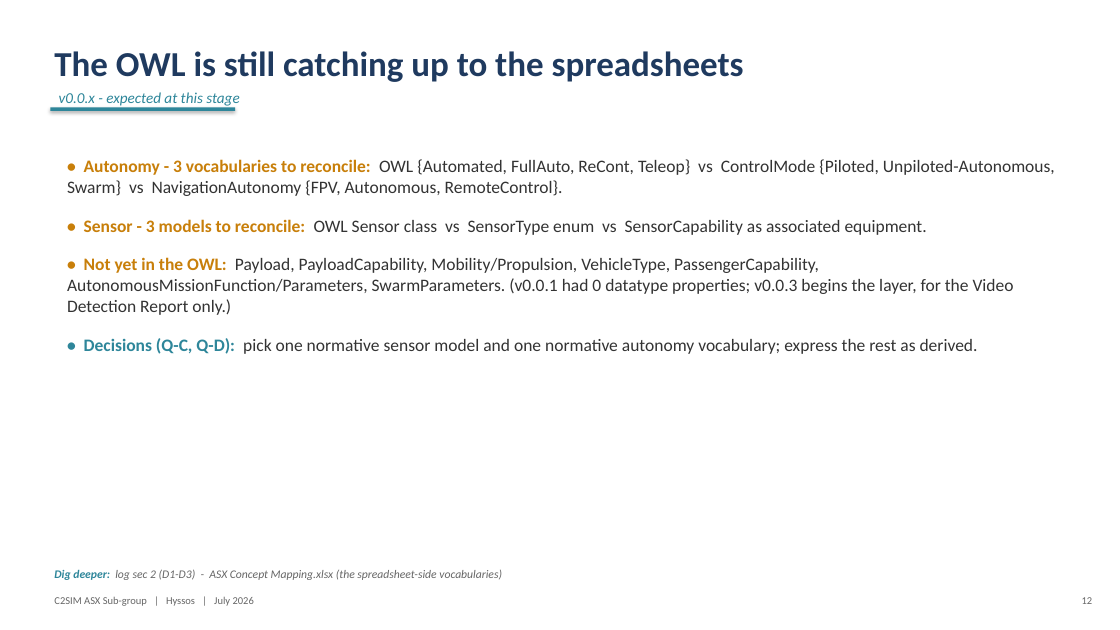
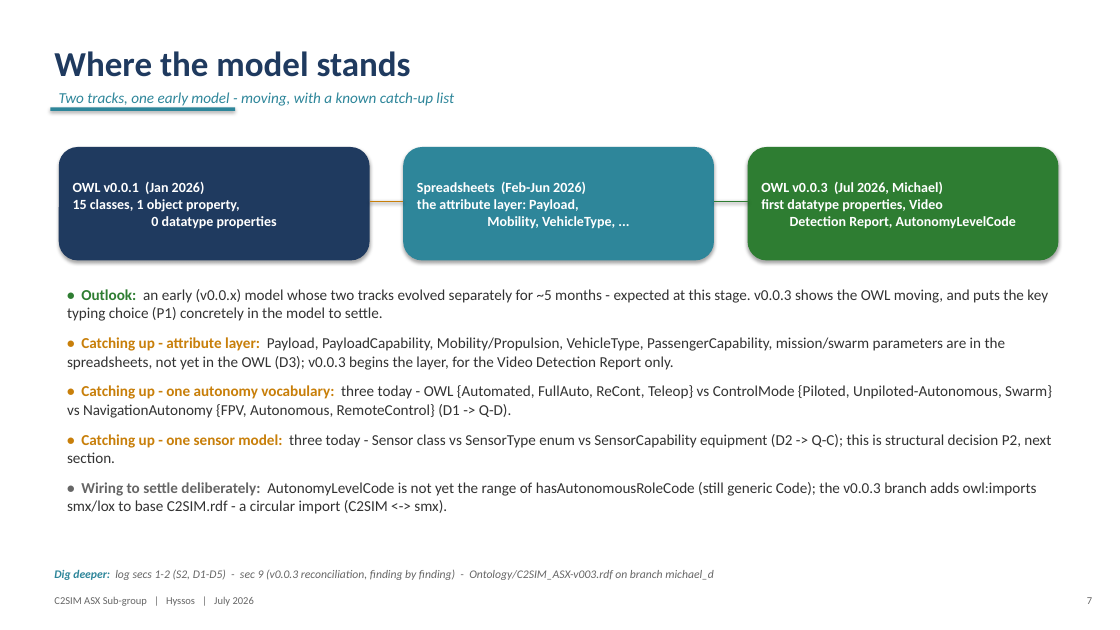
Before and after one commit to hyssostech/C2SIMArtifacts, a slide deck: slide 7 of Subgroups/ASX/InstantiationReview/ASX-Instantiation-Findings.pptx (slide 12 before the commit). Drawn at 1120x630 pixels with LibreOffice and Linux fonts; fonts in the diff are those of the drawing. Boxes give left, top, right and bottom in pixels: in the first picture for what was removed or moved away, otherwise in the second. Text is boxed around its words. In the diff, an @@ line names an element or a change of style, - is before the commit and + after.

Commit message:
refactor (ASX-Instantiation-Findings): streamlined slides based on user input

```diff
--- a/Subgroups/ASX/InstantiationReview/ASX-Instantiation-Findings.pptx
+++ b/Subgroups/ASX/InstantiationReview/ASX-Instantiation-Findings.pptx
@@ text at bbox=[54, 51, 411, 77]: text changed @@
-The OWL is still catching up to the spreadsheets
+Where the model stands
@@ text at bbox=[59, 92, 454, 108]: text changed @@
-v0.0.x - expected at this stage
+Two tracks, one early model - moving, with a known catch-up list
@@ rounded rectangle added at bbox=[59, 147, 370, 260], fill #1F3A5F, 12 pt, text #FFFFFF, bold @@
+OWL v0.0.1 (Jan 2026)
+15 classes, 1 object property,
+0 datatype properties
@@ rounded rectangle added at bbox=[403, 147, 714, 260], fill #2E869A, 12 pt, text #FFFFFF, bold @@
+Spreadsheets (Feb-Jun 2026)
+the attribute layer: Payload,
+Mobility, VehicleType, ...
@@ rounded rectangle added at bbox=[748, 147, 1059, 260], fill #2E7D32, 12 pt, text #FFFFFF, bold @@
+OWL v0.0.3 (Jul 2026, Michael)
+first datatype properties, Video
+Detection Report, AutonomyLevelCode
@@ text removed at bbox=[67, 159, 1055, 354] @@
-• Autonomy - 3 vocabularies to reconcile: OWL {Automated, FullAuto, ReCont, Teleop} vs ControlMode {Piloted, Unpiloted-Autonomous, Swarm} vs NavigationAutonomy {FPV, Autonomous, RemoteControl}.
-• Sensor - 3 models to reconcile: OWL Sensor class vs SensorType enum vs SensorCapability as associated equipment.
-• Not yet in the OWL: Payload, PayloadCapability, Mobility/Propulsion, VehicleType, PassengerCapability, AutonomousMissionFunction/Parameters, SwarmParameters. (v0.0.1 had 0 datatype properties; v0.0.3 begins the layer, for the Video Detection Report only.)
-• Decisions (Q-C, Q-D): pick one normative sensor model and one normative autonomy vocabulary; express the rest as derived.
@@ line added from (370, 202) to (403, 202), #C87F0A 1.5 pt @@
@@ line added from (714, 202) to (748, 202), #2E7D32 1.5 pt @@
@@ text added at bbox=[67, 289, 1052, 514], 13 pt, text #333333 @@
+• Outlook: an early (v0.0.x) model whose two tracks evolved separately for ~5 months - expected at this stage. v0.0.3 shows the OWL moving, and puts the key typing choice (P1) concretely in the model to settle.
+• Catching up - attribute layer: Payload, PayloadCapability, Mobility/Propulsion, VehicleType, PassengerCapability, mission/swarm parameters are in the spreadsheets, not yet in the OWL (D3); v0.0.3 begins the layer, for the Video Detection Report only.
+• Catching up - one autonomy vocabulary: three today - OWL {Automated, FullAuto, ReCont, Teleop} vs ControlMode {Piloted, Unpiloted-Autonomous, Swarm} vs NavigationAutonomy {FPV, Autonomous, RemoteControl} (D1 -> Q-D).
+• Catching up - one sensor model: three today - Sensor class vs SensorType enum vs SensorCapability equipment (D2 -> Q-C); this is structural decision P2, next section.
+• Wiring to settle deliberately: AutonomyLevelCode is not yet the range of hasAutonomousRoleCode (still generic Code); the v0.0.3 branch adds owl:imports smx/lox to base C2SIM.rdf - a circular import (C2SIM <-> smx).
@@ text at bbox=[54, 569, 714, 580]: text changed @@
-Dig deeper: log sec 2 (D1-D3) - ASX Concept Mapping.xlsx (the spreadsheet-side vocabularies)
+Dig deeper: log secs 1-2 (S2, D1-D5) - sec 9 (v0.0.3 reconciliation, finding by finding) - Ontology/C2SIM_ASX-v003.rdf on branch michael_d
@@ text at bbox=[1087, 597, 1092, 604]: text changed @@
-12
+7
```
Also in this commit, not shown: 17 other slides changed, 3 slides added, 8 slides removed, 2 other files.
